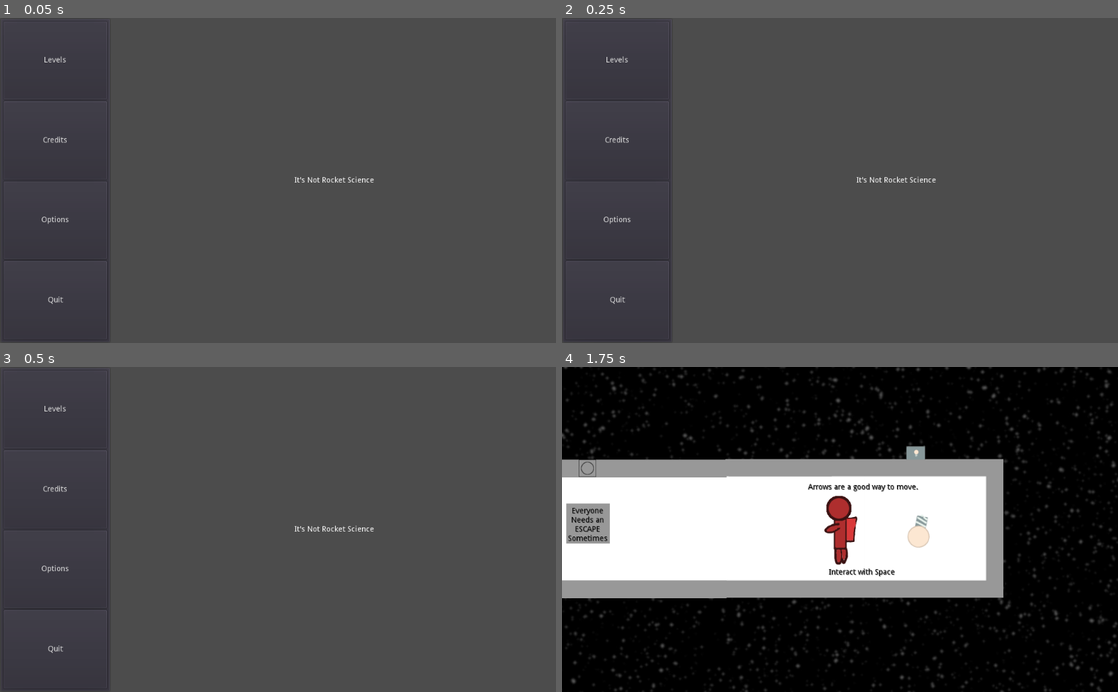
Above: before the commit, frames 1-4 (two rows, left to right).
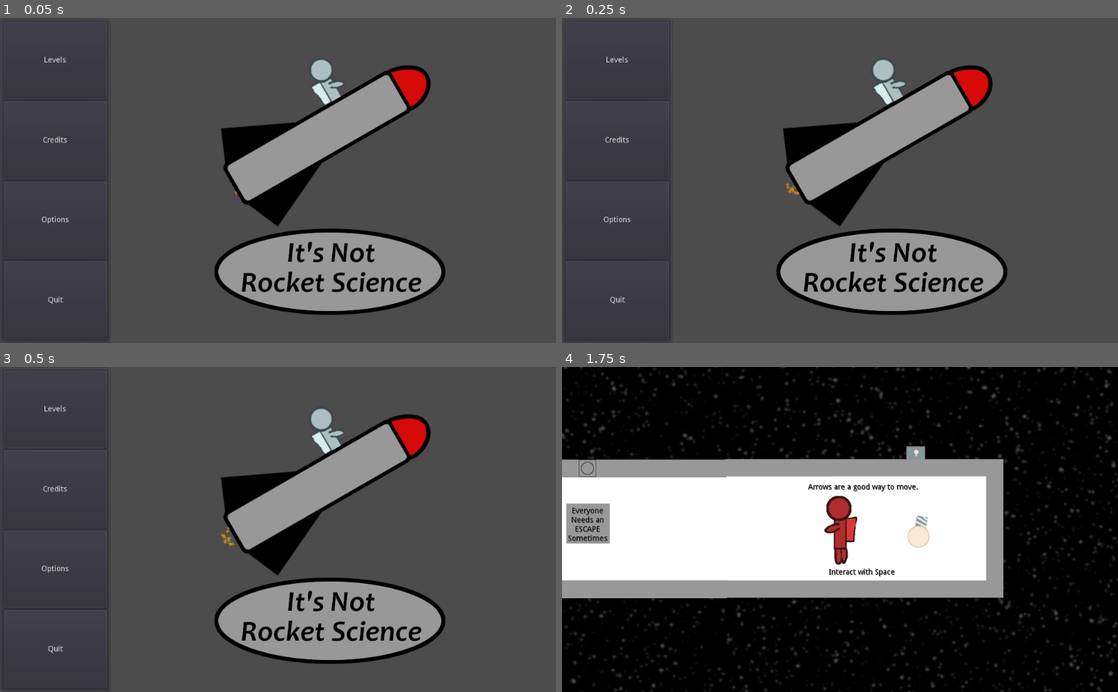
Above: after the commit, the same moments.

Repository: thecyberwraith/cb-gamejam-2021
Game: Godot game, scene res://Menus/MainMenu.tscn
Two runs of this game, one before a commit and one after it. Both use one fixed random seed, a clock stepped at 60 frames per second and the inputs below.
Inputs:
- Up to frame 1 (0.05 s): no input
- Up to frame 2 (0.25 s): no input
- Up to frame 3 (0.5 s): no input
- Up to frame 4 (1.75 s): click "Levels" at 0.5 s; click "Play" at 1.25 s

The runs differ from the first frame. In frame 1, 16% of the frame differs, in the area x 38-81%, y 12-92%; in frame 2, 16%; in frame 3, 16%; in frame 4, nothing differs.

Commit message:
Jazzed up main menu.

Diff:
--- a/Menus/MainMenu.tscn
+++ b/Menus/MainMenu.tscn
@@ -1,6 +1,11 @@
-[gd_scene load_steps=2 format=2]
+[gd_scene load_steps=5 format=2]
 
 [ext_resource path="res://Menus/MainButtons.gd" type="Script" id=1]
+[ext_resource path="res://Textures/Main.png" type="Texture" id=2]
+[ext_resource path="res://Levels/Interactables/AirLeak/Particle.png" type="Texture" id=3]
+
+[sub_resource type="Gradient" id=1]
+colors = PoolColorArray( 1, 0.596078, 0.00392157, 0.831373, 1, 0.968627, 0.0117647, 0.14902 )
 
 [node name="Control" type="Control"]
 anchor_right = 1.0
@@ -55,12 +60,36 @@
 size_flags_vertical = 3
 text = "Quit"
 
-[node name="Label" type="Label" parent="HBoxContainer"]
+[node name="Control" type="CenterContainer" parent="HBoxContainer"]
 margin_left = 208.0
-margin_top = 293.0
 margin_right = 1024.0
-margin_bottom = 307.0
+margin_bottom = 600.0
 size_flags_horizontal = 3
+size_flags_vertical = 3
 size_flags_stretch_ratio = 4.0
-text = "It's Not Rocket Science"
-align = 1
+
+[node name="CPUParticles2D" type="CPUParticles2D" parent="HBoxContainer/Control"]
+position = Vector2( 222.064, 309.581 )
+rotation = 1.07361
+amount = 40
+texture = ExtResource( 3 )
+emission_shape = 1
+emission_sphere_radius = 15.46
+initial_velocity_random = 0.2
+angular_velocity = 4.0
+angular_velocity_random = 0.2
+color_ramp = SubResource( 1 )
+
+[node name="TextureRect" type="TextureRect" parent="HBoxContainer/Control"]
+margin_left = 152.0
+margin_top = 44.0
+margin_right = 664.0
+margin_bottom = 556.0
+size_flags_horizontal = 3
+size_flags_vertical = 3
+size_flags_stretch_ratio = 4.0
+texture = ExtResource( 2 )
+stretch_mode = 4
+__meta__ = {
+"_edit_use_anchors_": false
+}
Binary file added: Textures/Main.png
Not shown, added: Textures/Main.png.import
Not shown, added: Textures/Main.xcf
